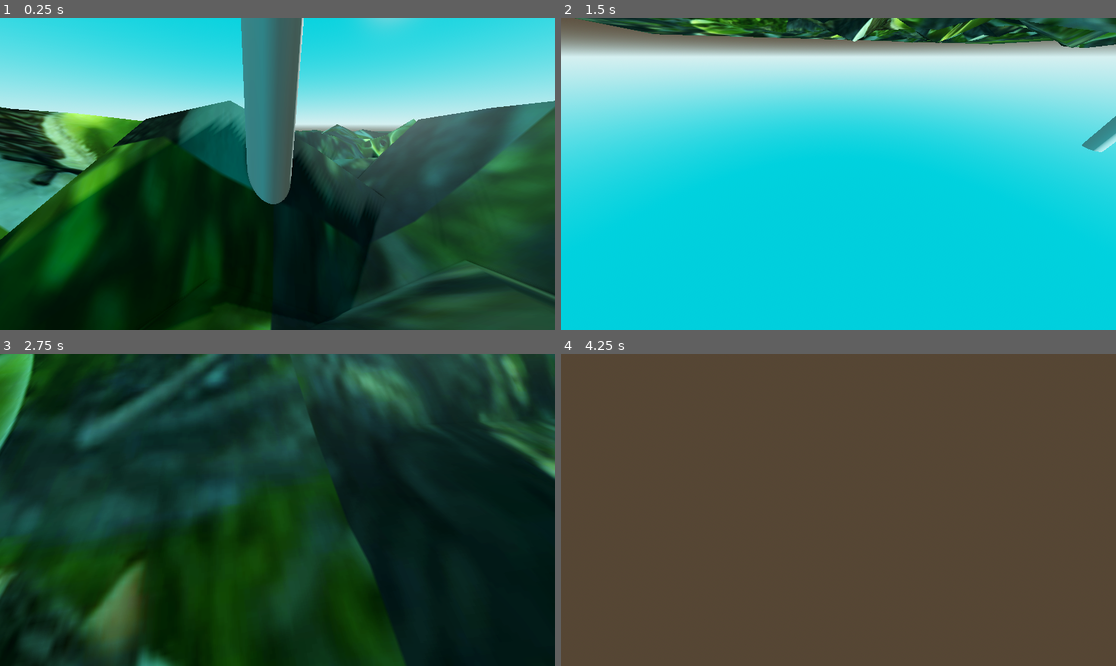
Above: before the commit, frames 1-4 (two rows, left to right).
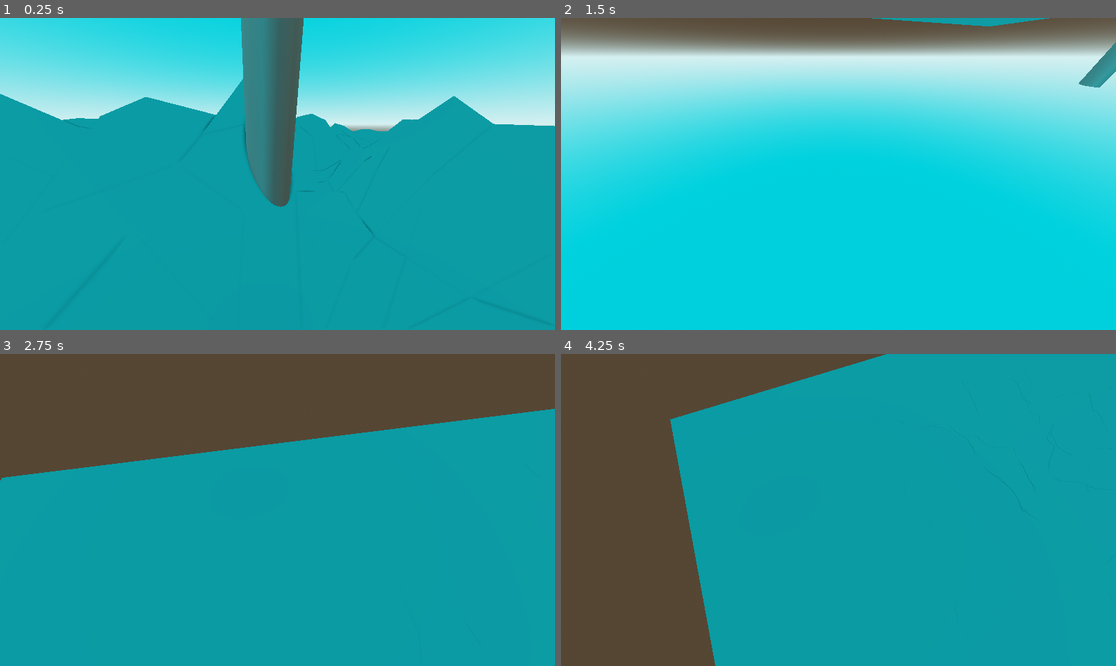
Above: after the commit, the same moments.

Repository: LeonardoLeporati7/Procedural-safari
Game: Godot game, scene res://node_2d.tscn
The game is run twice, just before and just after one commit, with the same random seed, the same clock (stepped at 60 frames per second) and the same inputs.
Inputs (mouse positions are in pixels of both pictures, inside the frame that each line leads up to):
- Up to frame 1 (0.25 s): no input
- Up to frame 2 (1.5 s): tap Enter (ui_accept) at 0.5, 0.77, 1.07 s; move the mouse to (866, 174) at 0.52 s; hold A (a) 0.53-1.28 s; hold Up (ui_up) from 0.53 s (still down); click (866, 174) at 0.67 s; tap D (d) at 0.8, 1.35 s; move the mouse to (810, 174) at 1.27 s
- Up to frame 3 (2.75 s): keep holding Up (ui_up); tap Enter (ui_accept) at 1.52, 1.82 s; tap S (s) at 1.55 s; move the mouse to (288, 503) at 2.02 s; hold S (s) from 2.03 s (still down); tap Shift (shi) at 2.3 s
- Up to frame 4 (4.25 s): keep holding Up (ui_up); move the mouse to (832, 516) at 2.77 s; release S (s) at 2.78 s; tap Shift (shi) at 2.85 s; click (832, 516) at 2.92 s; tap Enter (ui_accept) at 3.02, 3.32, 3.77, 3.8, 4.07 s; tap W (w) at 3.05 s; move the mouse to (877, 513) at 3.52 s; hold W (w) from 3.53 s (still down)

The runs differ from the first frame. In frame 1, 69% of the frame differs, in the area x 0-100%, y 0-100%; in frame 2, 7.2%; in frame 3, 100%; in frame 4, 73%.

Commit message:
Update movement logic and scene configuration
Adjusted vertical movement logic in camera_3d.gd to modify direction.y directly. Increased mesh resolution in mesh_instance_3d.gd from 32 to 64. Removed a texture and material override from node_2d.tscn and set DirectionalLight3D to invisible.

Diff:
--- a/pistolo/camera_3d.gd
+++ b/pistolo/camera_3d.gd
@@ -60,9 +60,9 @@
 	direction.y=0
 
 	if Input.is_action_pressed("ui_accept"):
-		direction += transform.basis.y
+		direction.y += 1 * velocity
 	if Input.is_action_pressed("shi"):
-		direction -= transform.basis.y
+		direction.y -= 1 * velocity
 
 
 	if(direction):
--- a/pistolo/mesh_instance_3d.gd
+++ b/pistolo/mesh_instance_3d.gd
@@ -1,7 +1,7 @@
 extends MeshInstance3D
 
 @export var size := 70.0          # dimensione isola
-@export var resolution := 32      # più basso = più low poly
+@export var resolution := 64     # più basso = più low poly
 @export var height := 7.0         # altezza massima
 
 @export var noise_scale := 0.1
--- a/pistolo/node_2d.tscn
+++ b/pistolo/node_2d.tscn
@@ -2,7 +2,6 @@
 
 [ext_resource type="Script" uid="uid://d071i40mvkyrc" path="res://camera_3d.gd" id="1_0e48y"]
 [ext_resource type="Script" uid="uid://cwh3sqmrq2gya" path="res://mesh_instance_3d.gd" id="1_wtcfe"]
-[ext_resource type="Texture2D" uid="uid://b0pxkb2arufga" path="res://20250501073645!Shrek.png" id="2_epypp"]
 
 [sub_resource type="ProceduralSkyMaterial" id="ProceduralSkyMaterial_0hol4"]
 sky_top_color = Color(0, 0.5080529, 0.5613696, 1)
@@ -20,12 +19,6 @@
 ssao_enabled = true
 sdfgi_enabled = true
 glow_enabled = true
-
-[sub_resource type="StandardMaterial3D" id="StandardMaterial3D_d21ai"]
-albedo_texture = ExtResource("2_epypp")
-metallic_specular = 0.2
-roughness = 0.8
-uv1_scale = Vector3(4, 4, 4)
 
 [sub_resource type="CylinderMesh" id="CylinderMesh_0e48y"]
 
@@ -76,6 +69,7 @@
 
 [node name="DirectionalLight3D" type="DirectionalLight3D" parent="." unique_id=1980264218]
 transform = Transform3D(-0.8660254, -0.25000003, 0.43301275, 0, 0.8660254, 0.5, -0.50000006, 0.4330127, -0.75, 0, 0, 0)
+visible = false
 light_energy = 0.55
 shadow_enabled = true
 shadow_blur = 4.67
@@ -86,7 +80,6 @@
 script = ExtResource("1_0e48y")
 
 [node name="MeshInstance3D" type="MeshInstance3D" parent="." unique_id=1653222808]
-material_override = SubResource("StandardMaterial3D_d21ai")
 script = ExtResource("1_wtcfe")
 
 [node name="OmniLight3D" type="OmniLight3D" parent="." unique_id=1825856665]
